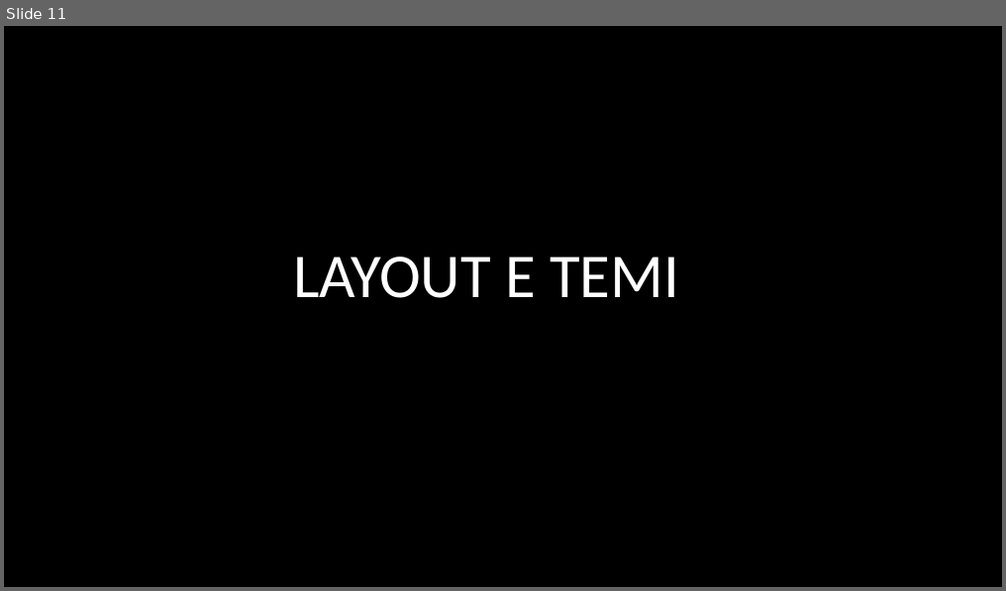
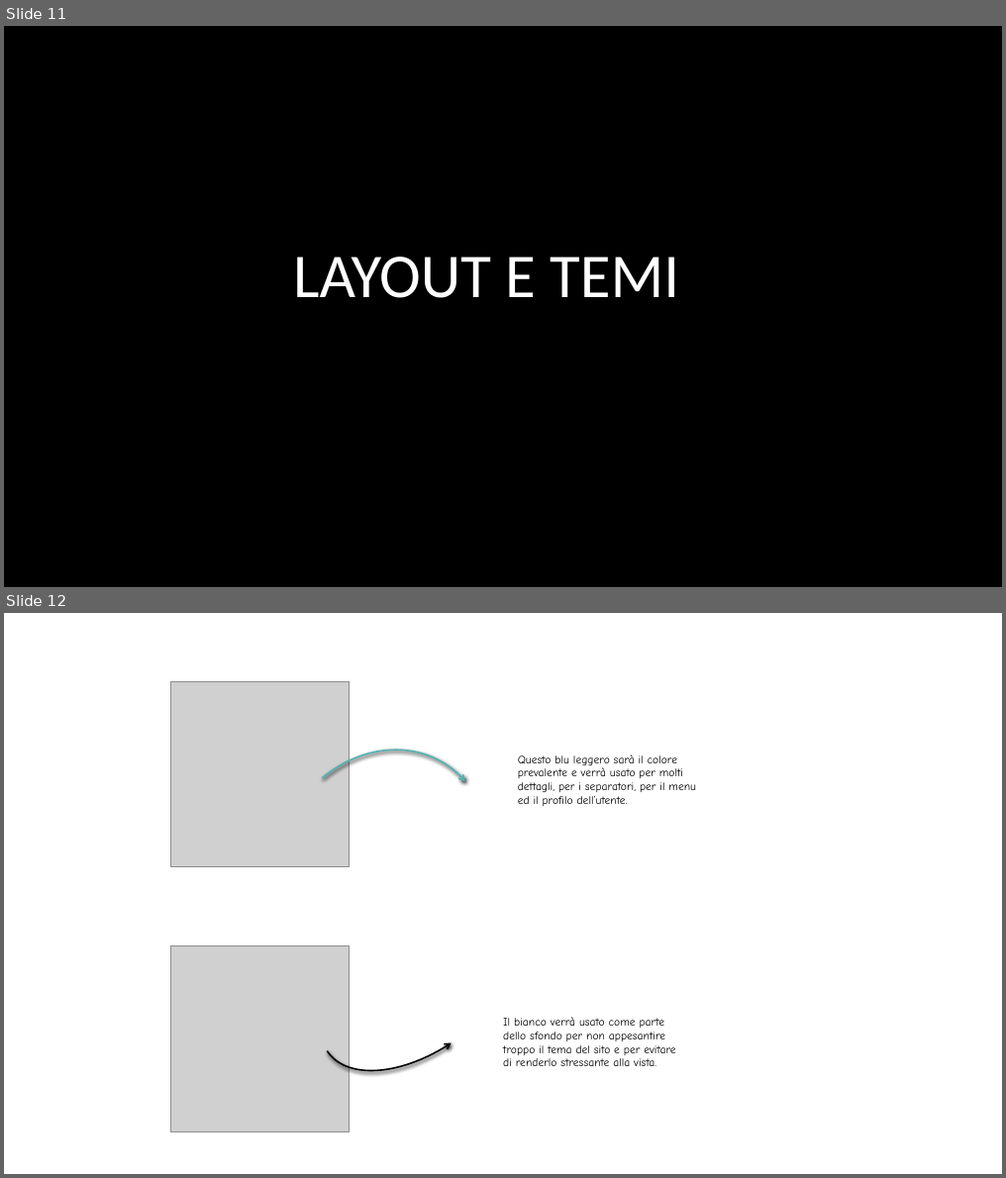
Before and after one commit to DrRek/ProgettoPW, a slide deck: Presentazione/Presentazione Progetto.pptx. Shown one above the other, each under a label of ours: slide 11 before the commit, slides 11 and 12 after it. The pictures are 1006x591 and 1006x1178 pixels, drawn with LibreOffice and Linux fonts; fonts in the diff are those of the drawing; grey boxes stand for pictures. Boxes give left, top, right and bottom in pixels: in the first picture for what was removed or moved away, otherwise in the second. Text is boxed around its words. In the diff, an @@ line names an element or a change of style, - is before the commit and + after.

```diff
--- a/Presentazione/Presentazione Progetto.pptx
+++ b/Presentazione/Presentazione Progetto.pptx
@@ slide 12 added at bbox=[4, 613, 1002, 1174], background #FFFFFF @@
@@ picture added at bbox=[171, 681, 350, 866] @@
@@ freeform shape added at bbox=[240, 709, 526, 992], outline #52B2B2 1.5 pt @@
@@ rectangle added at bbox=[510, 749, 709, 851], fill #FFFFFF, outline #FFFFFF 0.5 pt, 11 pt, text #000000 @@
+Questo blu leggero sarà il colore prevalente e verrà usato per molti dettagli, per i separatori, per il menu ed il profilo dell’utente.
@@ freeform shape added at bbox=[293, 881, 541, 1103], outline #000000 1.5 pt @@
@@ picture added at bbox=[171, 947, 350, 1133] @@
@@ rectangle added at bbox=[496, 1011, 694, 1113], fill #FFFFFF, outline #FFFFFF 0.5 pt, 11 pt, text #000000 @@
+Il bianco verrà usato come parte dello sfondo per non appesantire troppo il tema del sito e per evitare di renderlo stressante alla vista.
```
Also in this commit, not shown: 4 other slides added, 3 slides removed.
